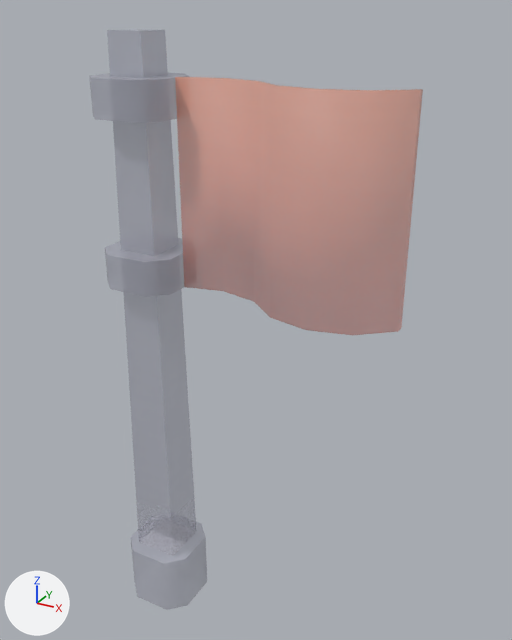
The FBX model Action/Data/Model/Stage/RespawnPlatform/RespawnPlatform.fbx, before and after one commit.
Before and after are seen from a 50 mm lens placed at (0.119, -0.1541, 0.1849), pointed at (0.0306, 0.0065, 0.1046). The axes (+X, +Y, +Z) are drawn at lower left. The lights are the same throughout. The first picture is the older version. Where no turn or scale is listed for an object, it has been applied to the vertices.

Objects in the first picture: 'flag'.
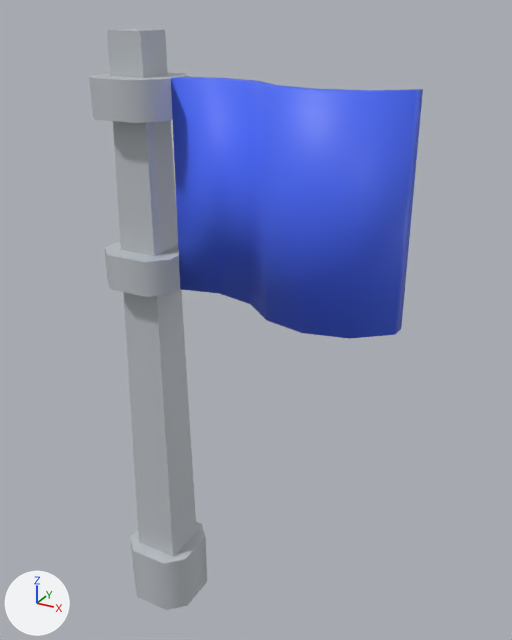
The newer file is also rescaled (x2.5) as a whole; pictures and numbers use the older file's frame.

Location of each change, (x1, y1, x2, y2) in pixels of the pictures (512 x 640 px; the box of a moved part takes in the faces that stretch with it):
'flag', recoloured, reshaped
    before: (107, 29, 423, 556)
    after: (89, 29, 423, 610)
part 1 of me_scene, moved or reshaped
    before: (175, 77, 423, 122)
    after: (171, 77, 423, 339)

Edits to the bpy script that builds the scene:
```text
Add img_beforerespawn_png:
    img_beforerespawn_png = load_image('BeforeRespawn.png', 'BeforeRespawn.png', 32, 32, 'sRGB')
Add mat_マテリアル:
    mat_マテリアル = principled_material('マテリアル')
    mat_マテリアル.texture = img_beforerespawn_png  # with its transparency
Change me_scene:
    used by ob_flag; location = (0.0, 0.0, 0.0)
    before: 56 (0.042, -0.007, 0.169) at pixel (272, 85), 57 (0.042, -0.007, 0.113), 58 (0.038, -0.004, 0.169) at pixel (262, 83), 59 (0.038, -0.004, 0.113), 60 (0.034, 0.0, 0.113)
    before: 61 (0.034, 0.0, 0.169) at pixel (253, 81), 62 (0.054, -0.01, 0.113), 63 (0.054, -0.01, 0.169) at pixel (313, 89), 64 (0.022, 0.003, 0.113), 65 (0.022, 0.003, 0.169) at pixel (218, 78)
    before: 66 (0.011, 0.0, 0.113), 67 (0.011, 0.0, 0.169) at pixel (175, 77), 68 (0.065, -0.007, 0.113), 69 (0.065, -0.007, 0.169) at pixel (367, 91), 70 (0.073, 0.0, 0.113)
    before: 71 (0.073, 0.0, 0.169) at pixel (419, 90)
    remove me_scene.from_pydata(...)  # 88 vertices, 140 faces; spans x -0.011..0.074, y -0.011..0.011, z 0.0..0.18
    remove me_scene.materials.append(mat_colormap)
    add me_scene.from_pydata(...)  # 88 vertices, 140 faces; spans x -0.011..0.074, y -0.012..0.011, z 0.0..0.18
    me_scene part 1
    add for i in [*range(56, 72)]: me_scene.vertices[i].co += Vector((0.0, -0.002, 0.0))
    add me_scene.materials.append(mat_マテリアル)  # picture img_beforerespawn_png
```
